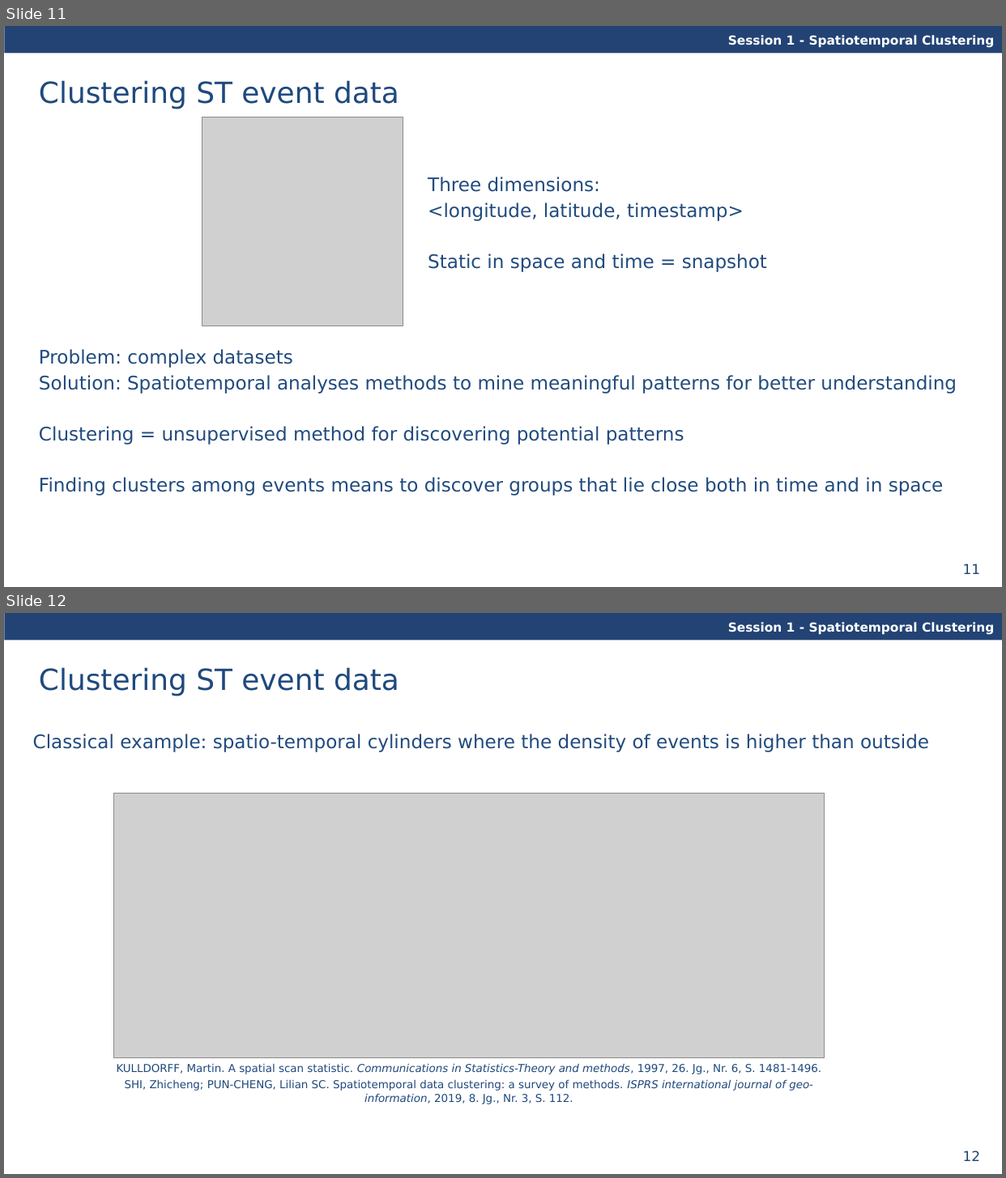
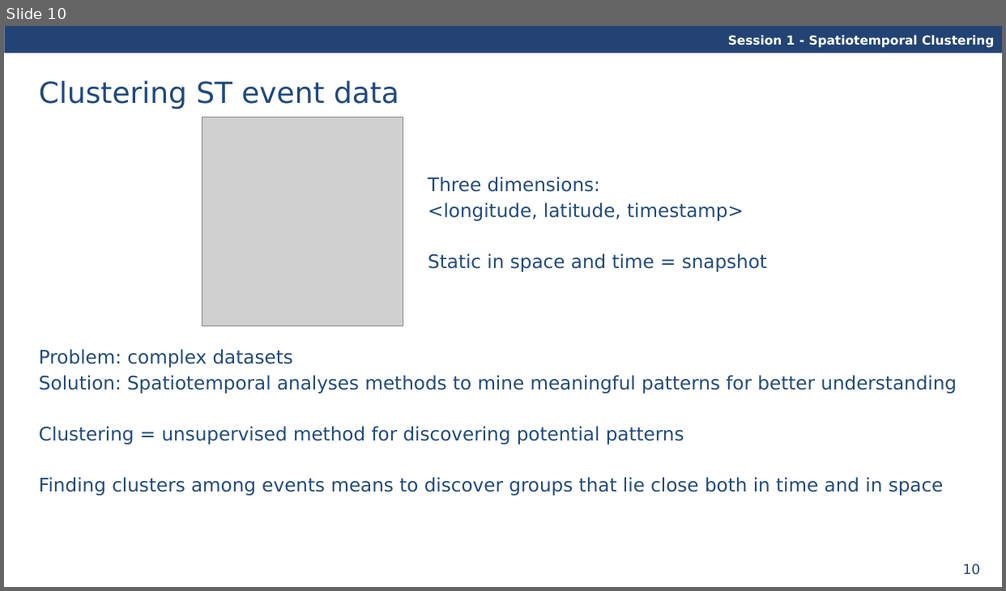
Before and after one commit to davidfrantz/covid19, a slide deck: material/spatio-temporal-clustering.pptx. Shown one above the other, each under a label of ours: slides 11 and 12 before the commit, slide 10 after it. The pictures are 1006x1178 and 1006x591 pixels, drawn with LibreOffice and Linux fonts; fonts in the diff are those of the drawing; grey boxes stand for pictures. Boxes give left, top, right and bottom in pixels: in the first picture for what was removed or moved away, otherwise in the second. Text is boxed around its words. In the diff, an @@ line names an element or a change of style, - is before the commit and + after.

```diff
--- a/material/spatio-temporal-clustering.pptx
+++ b/material/spatio-temporal-clustering.pptx
@@ slide 12 removed at <box>4,613,1002,1174</box>, background #FFFFFF; not listed: 3 template elements that a slide beside it also shows @@
@@ title removed at <box>39,667,399,696</box> @@
-Clustering ST event data
@@ text removed at <box>33,734,929,752</box> @@
-Classical example: spatio-temporal cylinders where the density of events is higher than outside
@@ picture removed at <box>114,794,825,1059</box> @@
@@ text removed at <box>117,1063,821,1105</box> @@
-KULLDORFF, Martin. A spatial scan statistic. Communications in Statistics-Theory and methods, 1997, 26. Jg., Nr. 6, S. 1481-1496.
-SHI, Zhicheng; PUN-CHENG, Lilian SC. Spatiotemporal data clustering: a survey of methods. ISPRS international journal of geo-information, 2019, 8. Jg., Nr. 3, S. 112.
@@ what was slide 11 is now slide 10 @@
@@ page number at <box>963,564,981,575</box>: text changed @@
-11
+10
```
Also in this commit, not shown: 23 other slides changed, 5 slides added, 3 other slides removed, 1 other file.
